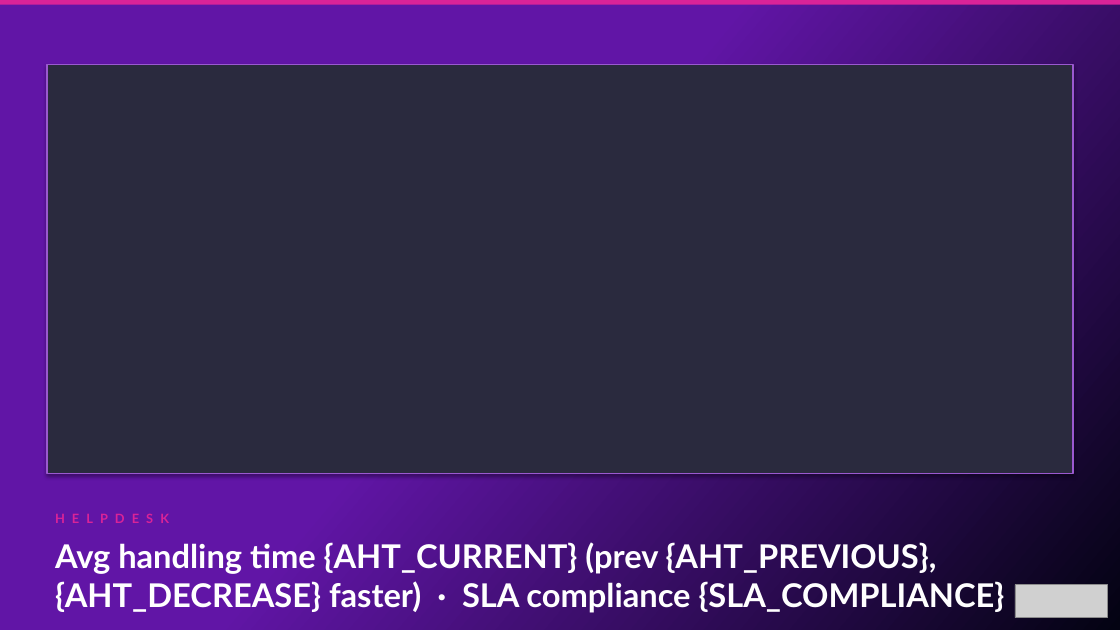
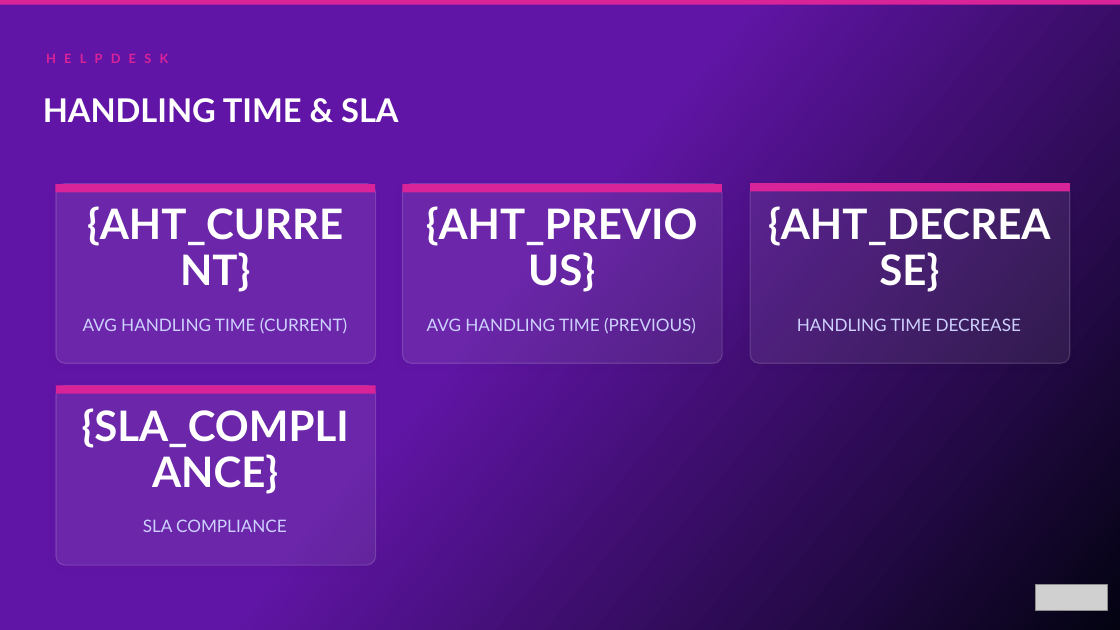
Before and after one commit to oresanniowo-beep/EBR-Gen-v2, a slide deck: slide 38 of EBR_Template.pptx (slide 45 before the commit). Drawn at 1120x630 pixels with LibreOffice and Linux fonts; fonts in the diff are those of the drawing; grey boxes stand for pictures. Boxes give left, top, right and bottom in pixels: in the first picture for what was removed or moved away, otherwise in the second. Text is boxed around its words. In the diff, an @@ line names an element or a change of style, - is before the commit and + after.

```diff
--- a/EBR_Template.pptx
+++ b/EBR_Template.pptx
@@ text "HELPDESK": place and size @@
-text "HELPDESK" at [47, 507, 1074, 533]
+text "HELPDESK" at [46, 45, 382, 72]
@@ text "HELPDESK" at [46, 45, 382, 72]: letter spacing 6 to 7 pt; vertical alignment top to middle @@
@@ rectangle removed at [47, 65, 1074, 474] @@
@@ text added at [43, 98, 399, 123], 28 pt, text #FFFFFF, bold @@
+HANDLING TIME & SLA
@@ rectangle added at [55, 184, 376, 192], fill #D92398 @@
@@ rounded rectangle added at [56, 184, 376, 364], fill #FFFFFF at 8% opacity, outline #FFFFFF 1 pt @@
@@ text added at [87, 206, 343, 246], 36 pt, text #FFFFFF, bold @@
+{AHT_CURRENT}
@@ rounded rectangle added at [402, 184, 723, 364], fill #FFFFFF at 8% opacity, outline #FFFFFF 1 pt @@
@@ rectangle added at [402, 184, 723, 192], fill #D92398 @@
@@ text added at [426, 206, 698, 246], 36 pt, text #FFFFFF, bold @@
+{AHT_PREVIOUS}
@@ rounded rectangle added at [750, 184, 1070, 364], fill #FFFFFF at 8% opacity, outline #FFFFFF 1 pt @@
@@ rectangle added at [750, 183, 1070, 192], fill #D92398 @@
@@ text added at [768, 206, 1050, 246], 36 pt, text #FFFFFF, bold @@
+{AHT_DECREASE}
@@ text added at [83, 318, 347, 333], 14.7 pt, text #CED1FF @@
+AVG HANDLING TIME (CURRENT)
@@ text added at [427, 318, 696, 334], 14.7 pt, text #CED1FF @@
+AVG HANDLING TIME (PREVIOUS)
@@ text added at [797, 318, 1021, 331], 14.7 pt, text #CED1FF @@
+HANDLING TIME DECREASE
@@ rounded rectangle added at [56, 386, 376, 565], fill #FFFFFF at 8% opacity, outline #FFFFFF 1 pt @@
@@ rectangle added at [56, 386, 376, 394], fill #D92398 @@
@@ text added at [82, 408, 349, 448], 36 pt, text #FFFFFF, bold @@
+{SLA_COMPLIANCE}
@@ text added at [143, 519, 287, 532], 14.7 pt, text #CED1FF @@
+SLA COMPLIANCE
@@ text removed at [55, 542, 1005, 614] @@
-Avg handling time {AHT_CURRENT} (prev {AHT_PREVIOUS}, {AHT_DECREASE} faster) · SLA compliance {SLA_COMPLIANCE}
@@ picture: place and size @@
-picture at [1015, 585, 1107, 618]
+picture at [1036, 585, 1108, 611]
```
Also in this commit, not shown: 11 other slides changed, 1 slide added, 1 slide removed.
